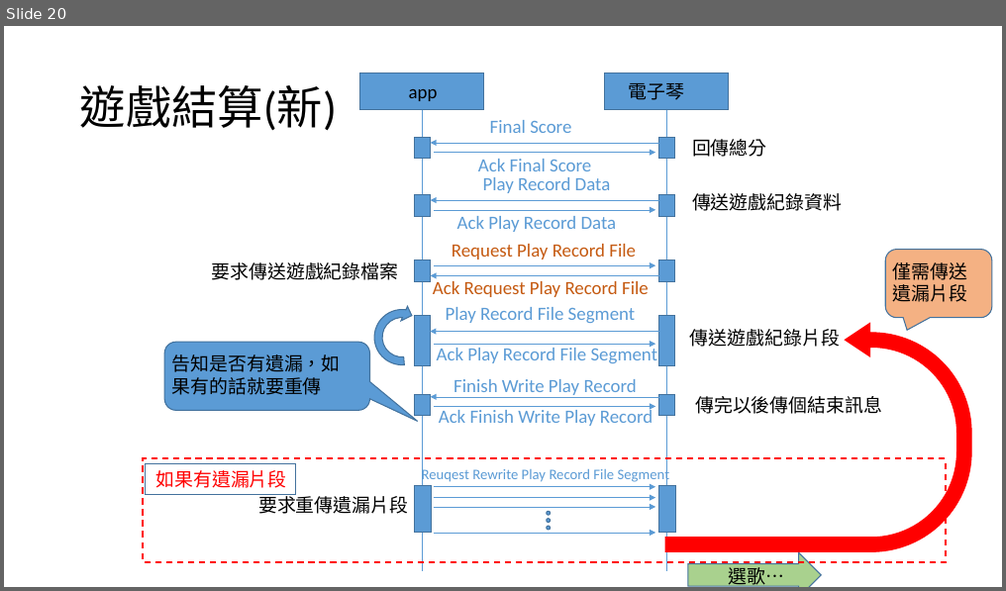
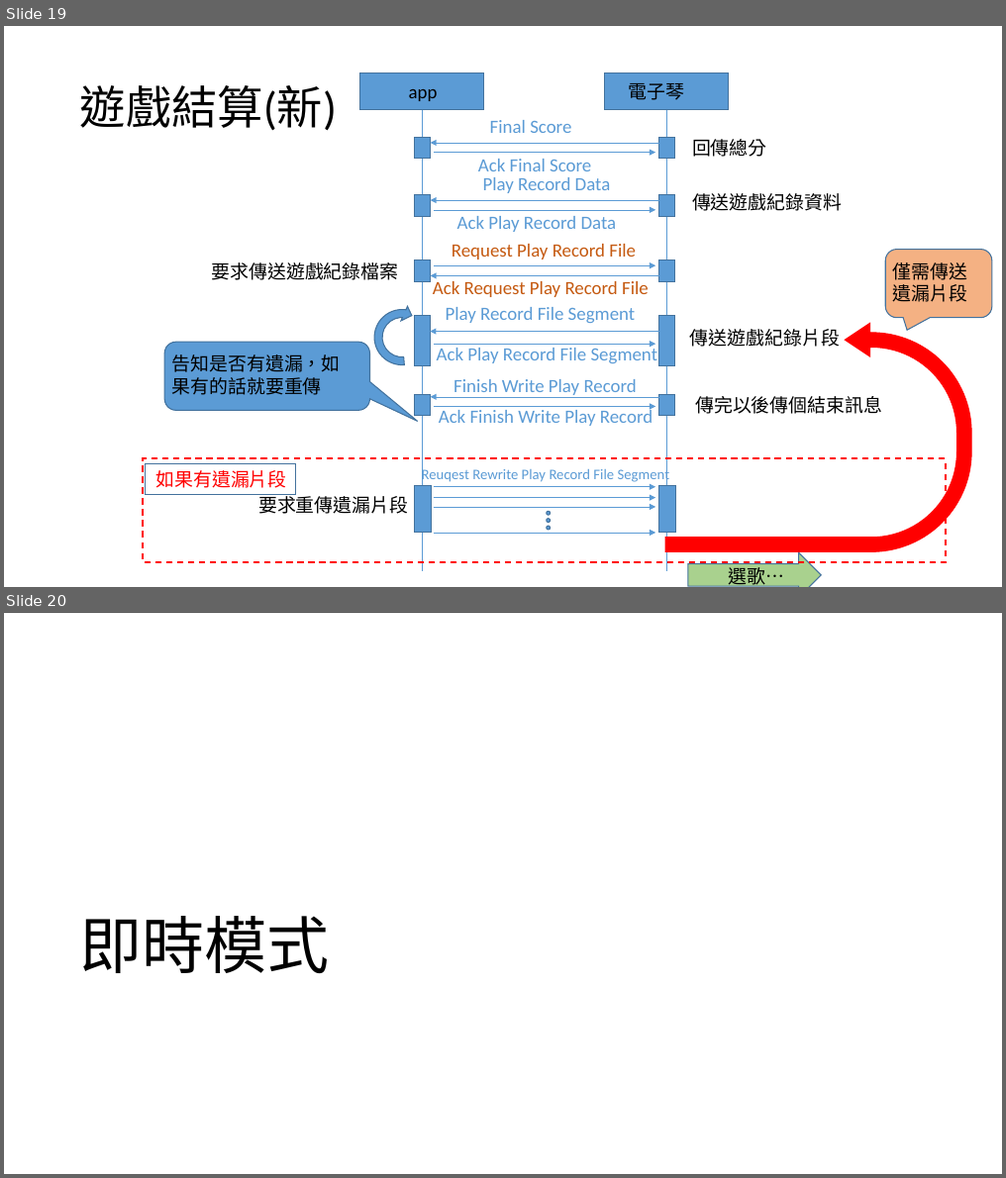
Before and after one commit to lisyaoran51/MeteoKB2, a slide deck: 藍芽溝通方式_20210514.pptx. Shown one above the other, each under a label of ours: slide 20 before the commit, slides 19 and 20 after it. The pictures are 1006x591 and 1006x1178 pixels, drawn with LibreOffice and Linux fonts; fonts in the diff are those of the drawing. Boxes give left, top, right and bottom in pixels: in the first picture for what was removed or moved away, otherwise in the second. Text is boxed around its words. In the diff, an @@ line names an element or a change of style, - is before the commit and + after.

```diff
--- a/藍芽溝通方式_20210514.pptx
+++ b/藍芽溝通方式_20210514.pptx
@@ slide 20 added at [4,613,1002,1174], background #FFFFFF @@
@@ title added at [79,916,329,973], 60 pt, text #000000 @@
+即時模式
@@ what was slide 20 is now slide 19 @@
```
Also in this commit, not shown: 4 slides changed, 7 other slides added, 2 other files.
